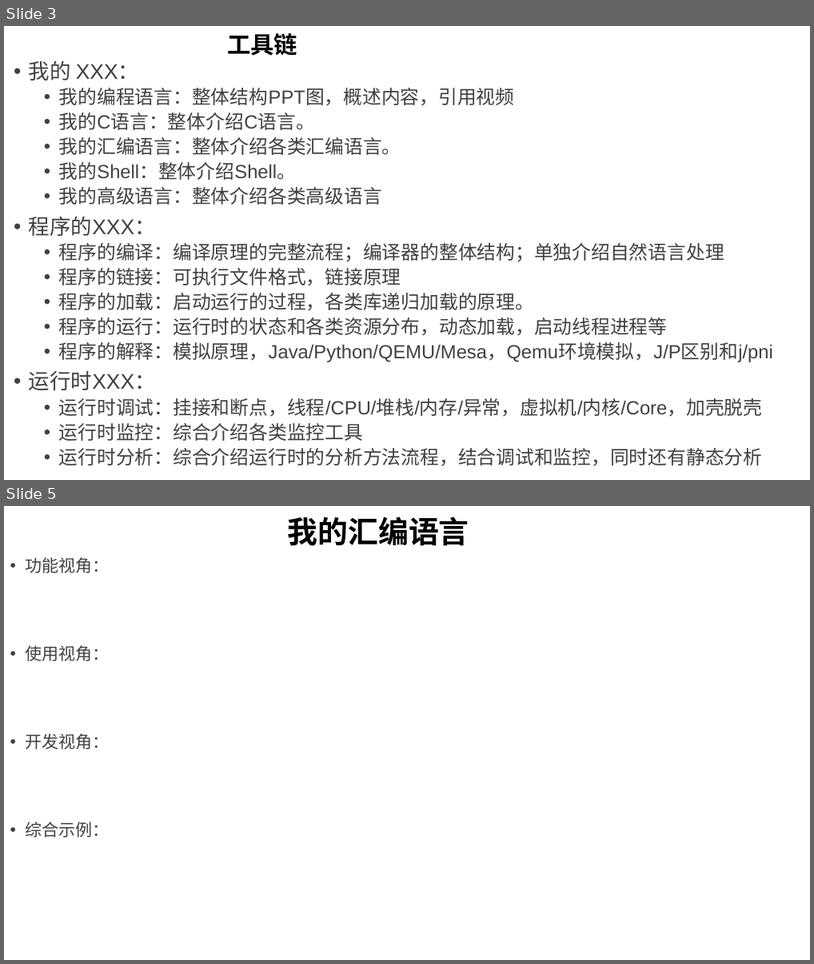
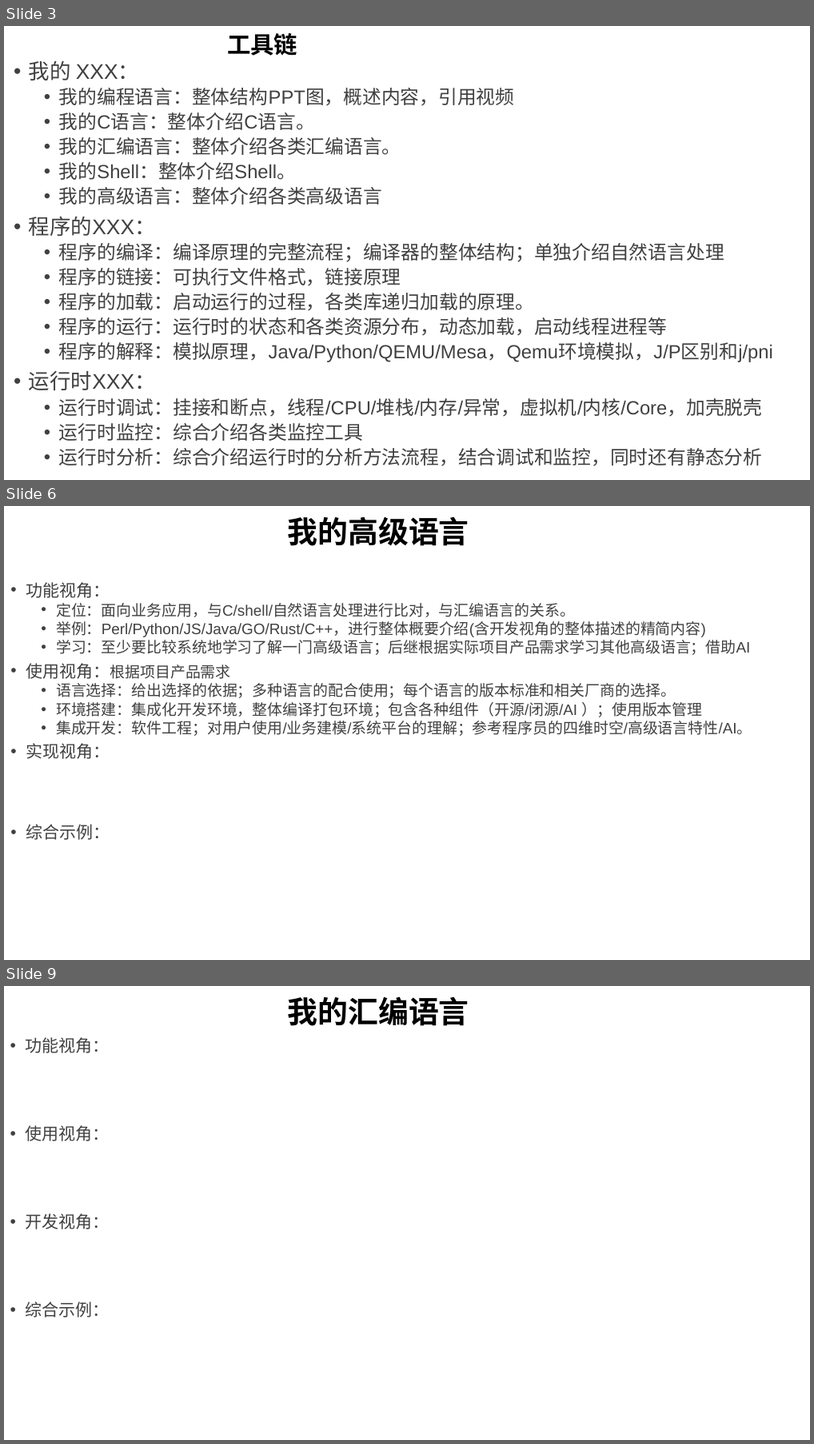
Before and after one commit to GavinKoeng/it-talks, a slide deck: it-talks.pptx. Shown one above the other, each under a label of ours: slides 3 and 5 before the commit, slides 3, 6 and 9 after it; the slides between them are not shown. The pictures are 814x964 and 814x1444 pixels, drawn with LibreOffice and Linux fonts; fonts in the diff are those of the drawing. Boxes give left, top, right and bottom in pixels: in the first picture for what was removed or moved away, otherwise in the second. Text is boxed around its words. In the diff, an @@ line names an element or a change of style, - is before the commit and + after.

Commit message:
it-talks: Add "我的高级语言"

```diff
--- a/it-talks.pptx
+++ b/it-talks.pptx
@@ slide 6 added at (4, 506, 810, 960), background #FFFFFF @@
@@ title added at (288, 516, 470, 546), 36 pt, text #000000, bold @@
+我的高级语言
@@ text added at (26, 582, 752, 840), 18 pt, text #404040 @@
+• 功能视角：
+  • 定位：面向业务应用，与C/shell/自然语言处理进行比对，与汇编语言的关系。
+  • 举例：Perl/Python/JS/Java/GO/Rust/C++，进行整体概要介绍(含开发视角的整体描述的精简内容)
+  • 学习：至少要比较系统地学习了解一门高级语言；后继根据实际项目产品需求学习其他高级语言；借助AI
+• 使用视角：根据项目产品需求
+  • 语言选择：给出选择的依据；多种语言的配合使用；每个语言的版本标准和相关厂商的选择。
+  • 环境搭建：集成化开发环境，整体编译打包环境；包含各种组件（开源/闭源/AI ）；使用版本管理
+  • 集成开发：软件工程；对用户使用/业务建模/系统平台的理解；参考程序员的四维时空/高级语言特性/AI。
+• 实现视角：
+• 综合示例：
@@ what was slide 5 is now slide 9 @@
```
Also in this commit, not shown: 1 slide changed, 3 other slides added.
